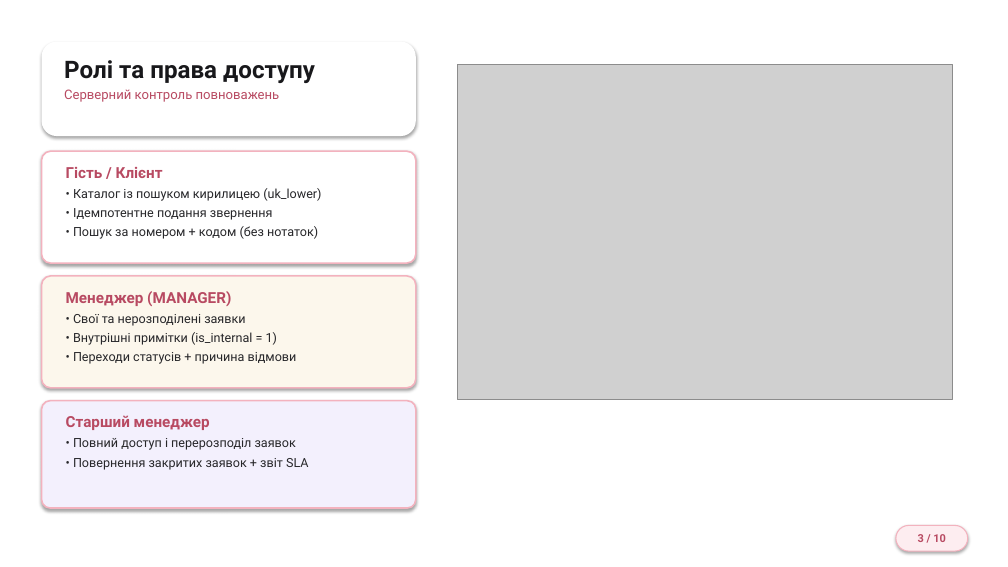
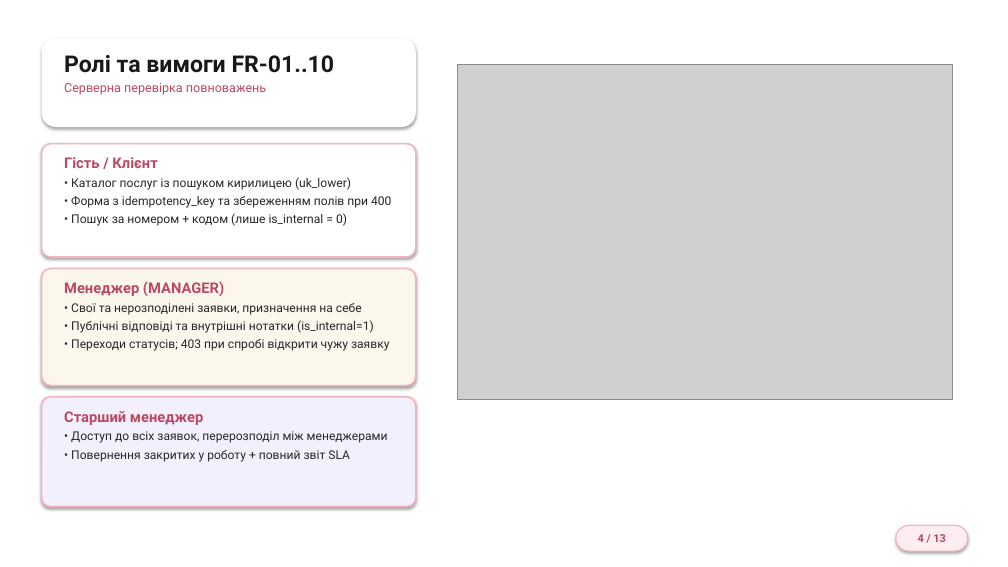
Before and after one commit to Zhyhan245/voltapro-service-inquiries, a slide deck: slide 4 of docs/Презентація_Жиган_Д_О_АІ-245.pptx (slide 3 before the commit). Drawn at 1008x567 pixels with LibreOffice and Linux fonts; fonts in the diff are those of the drawing; grey boxes stand for pictures; background and template pictures are left out. Boxes give left, top, right and bottom in pixels: in the first picture for what was removed or moved away, otherwise in the second. Text is boxed around its words. In the diff, an @@ line names an element or a change of style, - is before the commit and + after.

```diff
--- a/docs/Презентація_Жиган_Д_О_АІ-245.pptx
+++ b/docs/Презентація_Жиган_Д_О_АІ-245.pptx
@@ rounded rectangle: place and size @@
-rounded rectangle at [42,42,416,136]
+rounded rectangle at [42,38,416,127]
@@ text at [64,55,335,95]: text changed; size 12.5 to 12 pt @@
-Ролі та права доступу
-Серверний контроль повноважень
+Ролі та вимоги FR-01..10
+Серверна перевірка повноважень
@@ rounded rectangle: place and size @@
-rounded rectangle at [42,151,416,263]
+rounded rectangle at [42,144,416,257]
@@ text "Гість / Клієнт": place and size @@
-text "Гість / Клієнт" at [66,167,321,239]
+text "Гість / Клієнт" at [64,157,391,226]
@@ text at [64,157,157,168]: size 14.5 to 14 pt in "Гість / Клієнт" @@
@@ text at [71,177,391,226]: text changed; size 12 to 11.5 pt @@
-• Каталог із пошуком кирилицею (uk_lower)
-• Ідемпотентне подання звернення
-• Пошук за номером + кодом (без нотаток)
+• Каталог послуг із пошуком кирилицею (uk_lower)
+• Форма з idempotency_key та збереженням полів при 400
+• Пошук за номером + кодом (лише is_internal = 0)
@@ rounded rectangle: place and size @@
-rounded rectangle at [42,276,416,388]
+rounded rectangle at [42,268,416,386]
@@ text "Менеджер (MANAGER)": place and size @@
-text "Менеджер (MANAGER)" at [66,291,297,364]
+text "Менеджер (MANAGER)" at [64,282,389,351]
@@ text at [64,282,224,296]: size 14.5 to 14 pt in "Менеджер (MANAGER)" @@
@@ text at [71,303,389,351]: text changed; size 12 to 11.5 pt @@
-• Свої та нерозподілені заявки
-• Внутрішні примітки (is_internal = 1)
-• Переходи статусів + причина відмови
+• Свої та нерозподілені заявки, призначення на себе
+• Публічні відповіді та внутрішні нотатки (is_internal=1)
+• Переходи статусів; 403 при спробі відкрити чужу заявку
@@ rounded rectangle: place and size @@
-rounded rectangle at [42,401,416,508]
+rounded rectangle at [42,397,416,507]
@@ text at [64,411,203,425]: size 14.5 to 14 pt in "Старший менеджер" @@
@@ text at [71,431,388,462]: text changed; size 12 to 11.5 pt @@
-• Повний доступ і перерозподіл заявок
-• Повернення закритих заявок + звіт SLA
+• Доступ до всіх заявок, перерозподіл між менеджерами
+• Повернення закритих у роботу + повний звіт SLA
@@ text in rounded rectangle at [918,534,946,542]: text changed @@
-3 / 10
+4 / 13
```
Also in this commit, not shown: 5 other slides changed, 6 slides added, 3 slides removed.
